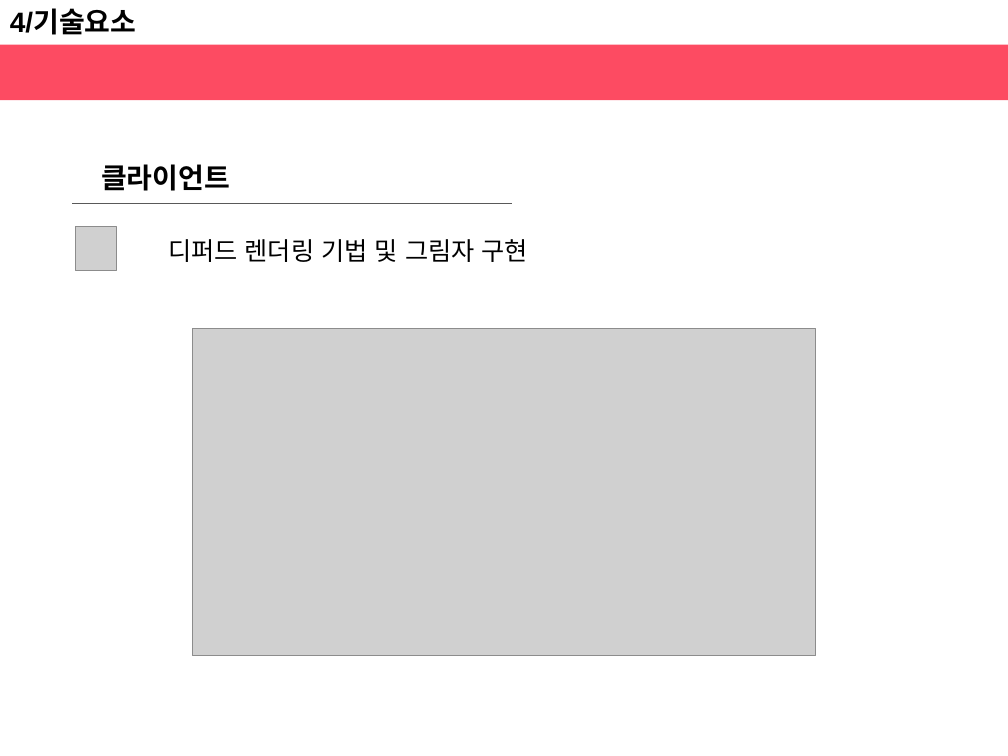
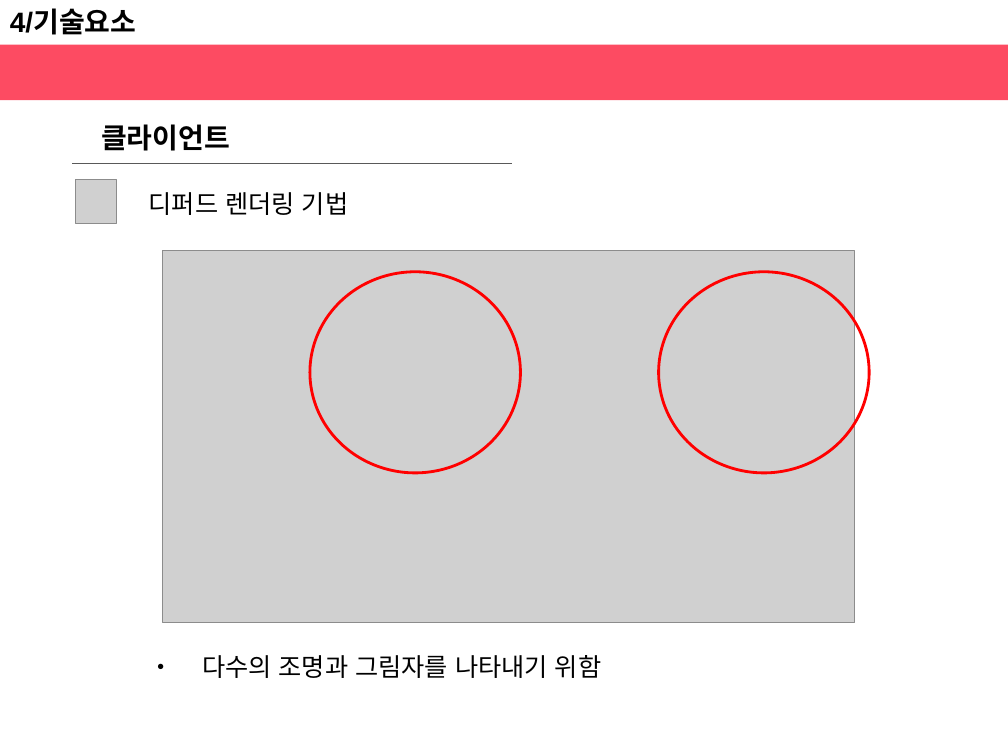
Before and after one commit to haeunjung/Team_Project, a slide deck: slide 10 of 기획문서/게임 제안서.pptx. Drawn at 1008x756 pixels with LibreOffice and Linux fonts; fonts in the diff are those of the drawing; grey boxes stand for pictures. Boxes give left, top, right and bottom in pixels: in the first picture for what was removed or moved away, otherwise in the second. Text is boxed around its words. In the diff, an @@ line names an element or a change of style, - is before the commit and + after.

```diff
--- a/기획문서/게임 제안서.pptx
+++ b/기획문서/게임 제안서.pptx
@@ text "클라이언트": place and size @@
-text "클라이언트" at (101,164,230,191)
+text "클라이언트" at (101,124,230,151)
@@ line moved from (73, 204) - (512, 204) to (73, 163) - (512, 163) @@
@@ picture: place and size @@
-picture at (76,227,117,270)
+picture at (76,179,117,223)
@@ text at (149,192,348,215): text changed @@
-디퍼드 렌더링 기법 및 그림자 구현
+디퍼드 렌더링 기법
@@ picture: place and size @@
-picture at (193,329,816,656)
+picture at (162,251,854,622)
@@ ellipse added at (309,272,520,473), outline #FF0000 2 pt @@
@@ ellipse added at (658,272,869,473), outline #FF0000 2 pt @@
@@ text added at (202,655,601,678), 18 pt, text #000000 @@
+• 다수의 조명과 그림자를 나타내기 위함
```
Also in this commit, not shown: 2 other slides changed.
